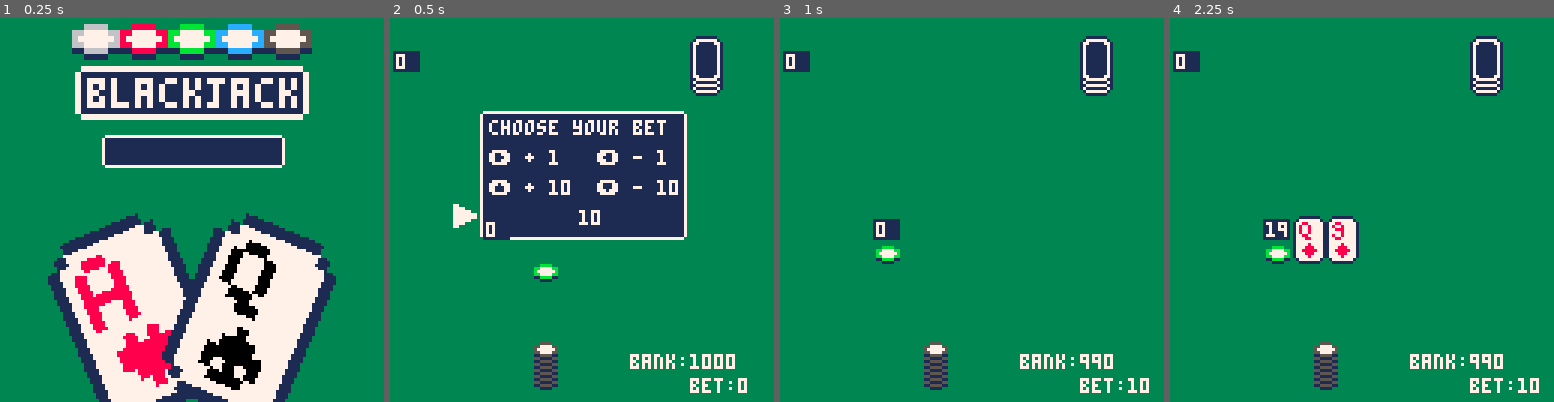
Above: before the commit, frames 1-4 (left to right).
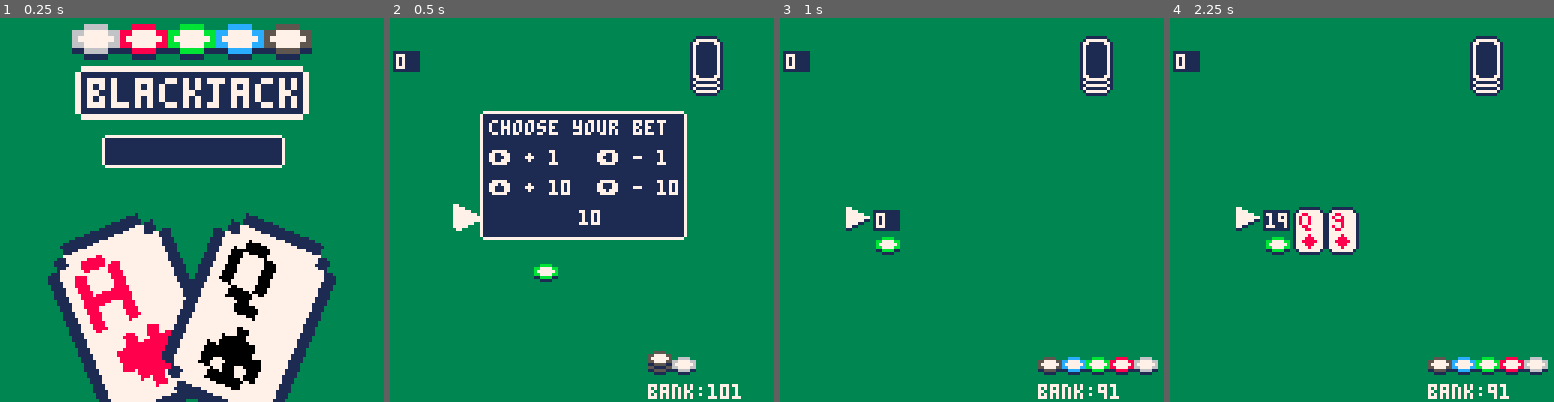
Above: after the commit, the same moments.

Repository: UA-koval/blackjack-pico-8
Game: PICO-8 cartridge blackjack.p8
The game is run twice, just before and just after one commit, with the same random seed, the same clock (stepped at 60 frames per second) and the same inputs.
Inputs:
- Up to frame 1 (0.25 s): no input
- Up to frame 2 (0.5 s): tap X (X key) at 0.33 s
- Up to frame 3 (1 s): tap O (Z key) at 0.7 s
- Up to frame 4 (2.25 s): tap X (X key) at 1.07, 1.85 s; hold Right 1.6-2.1 s; tap O (Z key) at 1.7, 2.1 s; hold Up from 2.15 s (still down)

Frame 1 is identical in both runs. In frame 2, 2.5% of the frame differs, in the area x 17-93%, y 51-100%; in frame 3, 3.8%; in frame 4, 5.2%, in the area x 17-99%, y 49-100%.

Commit message:
Progress

Diff:
--- a/blackjack.p8
+++ b/blackjack.p8
@@ -8,15 +8,16 @@
 -- -hide dealer's counter
 --  until it is needed
 --
--- "press start" screen:
---  - game art screen
---  - stage update
---  - draw
+-- -draw cursor on active
+--  hand
 --
+
+-- - attempt refactoring to
+--   table of gamestages again
 
 -- game logic vars
 bets = {0}
-bank = 1000
+bank = 101
 hands= {{}}
 active_hand=1
 dealer = {}
@@ -33,12 +34,12 @@
 
 -- objects coords
 dealerx=10 dealery=10
-handx=30   handy=50
+handx=30   handy=47
 deckx=100  decky=10
 betx=64    bety =100
-bankx=40  banky=120
+bankx=78  banky=115
 -- player choice window
-menux=60   menuy=32
+menux=94   menuy=40
 sizex=30   sizey=48
 -- bet selection window
 betmenux=31   betmenuy=32
@@ -50,6 +51,7 @@
 -- graphics vars
 cursor_anim_frame = 0
 tempbet = 10
+text_on=false
 
 debug=false
 -->8
@@ -196,7 +198,6 @@
 sspr(0,104,78,18,25,16)
 sspr(24,16,40,6,24,2,80,12)
 draw_window(35,40,58,8)
-text_on=false
 	if frame_counter%10==0 then
 	 text_on = not text_on
 	end
@@ -207,11 +208,8 @@
 
 function draw_game_window()
 
-menux=handx+12
-menuy=handy-sizey-3
 -- window background
 if (blackjacks[active_hand]) return
-menuy+=active_hand*16
 draw_window(menux,menuy,sizex,sizey)
 -- text
 print("hit",menux+2,menuy+2,7)
@@ -225,7 +223,6 @@
 -- cursor
 spr(23+cursor_anim_frame,menux-10,menuy+item*10)
 
-menuy-=active_hand*16
 end
 
 function draw_bet_window()
@@ -274,47 +271,49 @@
 -->8
 -- _draw
 function _draw()
-	rectfill(0,0,128,128,3)
-
-		-- stage selector
-	if stage==-2 then
-	 draw_title_screen() return
- elseif stage==-1 then
-  draw_bet_window()
-  draw_chips(40,84,tempbet)
-	elseif stage==2 then
-	 draw_game_window()
- elseif stage==6 then
-  draw_game_result_window()
- end
-
-	for i=0,2 do
-	 draw_card_back(deckx,decky-i*2)
-	end
-
-	if hidden_card then
-	 draw_card_back(dealerx+12,dealery)
-	end
-
- draw_all_cards()
-
-	draw_chips(bankx,banky,bank)
-
-	for n,hand in pairs(hands) do
-		-- bets
-		draw_chips(handx+10,(handy+12)+n*16,bets[active_hand],true)
-	 -- counters
-	 rectfill(handx+1,(handy+1)+n*16,handx+9,(handy+7)+n*16,1)
-		print(count_score(hand),handx+2,(handy+2)+n*16,7)
-	end
-
-	-- dealer counter
-	rectfill(dealerx-9,dealery+1,dealerx-1,dealery+7,1)
-	print(count_score(dealer),dealerx-8,dealery+2,7)
-
- print("bank:"..bank,80,112)
- print("bet:"..bets[1],100,120)
- -- todo: iterate per hand
+
+rectfill(0,0,128,128,3)
+
+	-- stage selector
+if stage==-2 then
+ draw_title_screen() return end
+
+for i=0,2 do
+ draw_card_back(deckx,decky-i*2)
+end
+
+if hidden_card then
+ draw_card_back(dealerx+12,dealery)
+end
+
+draw_all_cards()
+
+draw_chips(bankx,banky,bank)
+
+for n,hand in pairs(hands) do
+	-- bets
+	draw_chips(handx+10,(handy+12)+n*16,bets[active_hand],true)
+ -- counters
+ rectfill(handx+1,(handy+1)+n*16,handx+9,(handy+7)+n*16,1)
+	print(count_score(hand),handx+2,(handy+2)+n*16,7)
+end
+spr(23+cursor_anim_frame,22,47+active_hand*16)
+
+-- dealer counter
+rectfill(dealerx-9,dealery+1,dealerx-1,dealery+7,1)
+print(count_score(dealer),dealerx-8,dealery+2,7)
+
+print("bank:"..bank,86,122)
+
+if stage==-1 then
+ draw_bet_window()
+ draw_chips(40,84,tempbet)
+elseif stage==2 then
+ draw_game_window()
+elseif stage==6 then
+ draw_game_result_window()
+end
+
 
 -- debug prints
 if debug then
@@ -486,6 +485,7 @@
  elseif item == 4 then -- split
   if #hands[active_hand] <2
 	  or bank<bets[1]
+	  or #hands>3
  	 then return end
   add(hands,{})
   add(hands[#hands],
